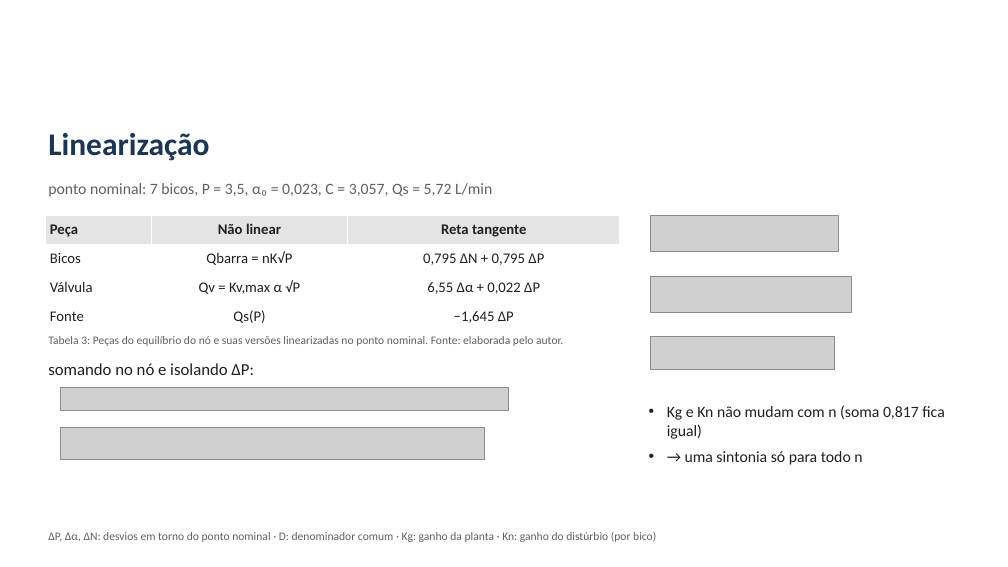
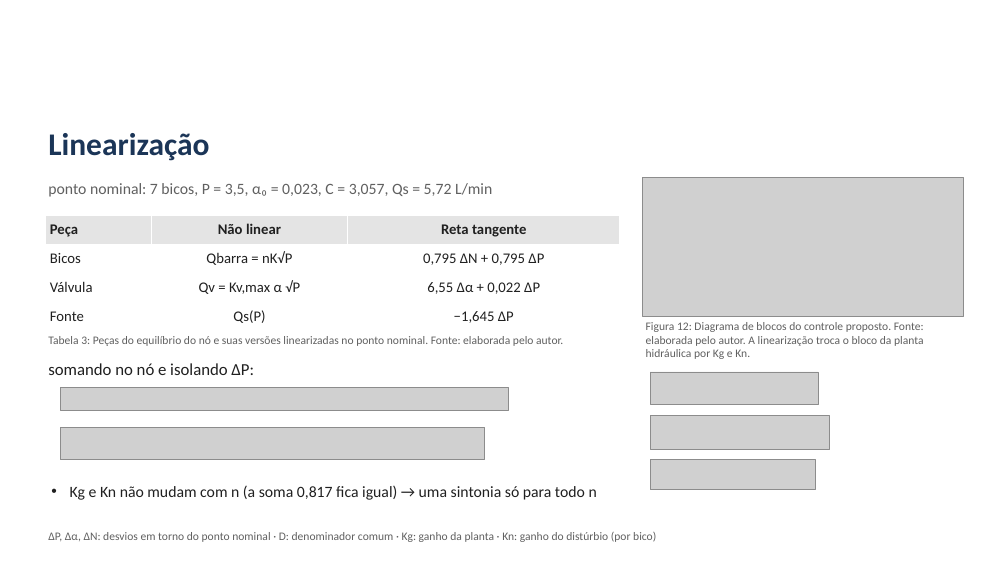
Before and after one commit to alexteroltismart/tcc, a slide deck: slide 14 of docs/Apresentacao_Banca_TCC_v25.pptx. Drawn at 1008x567 pixels with LibreOffice and Linux fonts; fonts in the diff are those of the drawing; grey boxes stand for pictures; background and template pictures are left out. Boxes give left, top, right and bottom in pixels: in the first picture for what was removed or moved away, otherwise in the second. Text is boxed around its words. In the diff, an @@ line names an element or a change of style, - is before the commit and + after.

```diff
--- a/docs/Apresentacao_Banca_TCC_v25.pptx
+++ b/docs/Apresentacao_Banca_TCC_v25.pptx
@@ picture added at (643,178,964,317) @@
@@ picture removed at (650,216,839,251) @@
@@ picture removed at (650,276,851,313) @@
@@ text added at (646,322,924,359), 11 pt, text #606060 @@
+Figura 12: Diagrama de blocos do controle proposto. Fonte: elaborada pelo autor. A linearização troca o bloco da planta hidráulica por Kg e Kn.
@@ picture removed at (650,337,835,370) @@
@@ picture added at (650,372,818,405) @@
@@ picture added at (650,416,830,449) @@
@@ picture added at (650,460,815,490) @@
@@ text at (70,485,597,500): text changed @@
-• Kg e Kn não mudam com n (soma 0,817 fica igual)
-• → uma sintonia só para todo n
+• Kg e Kn não mudam com n (a soma 0,817 fica igual) → uma sintonia só para todo n
```
Also in this commit, not shown: 6 other files.
